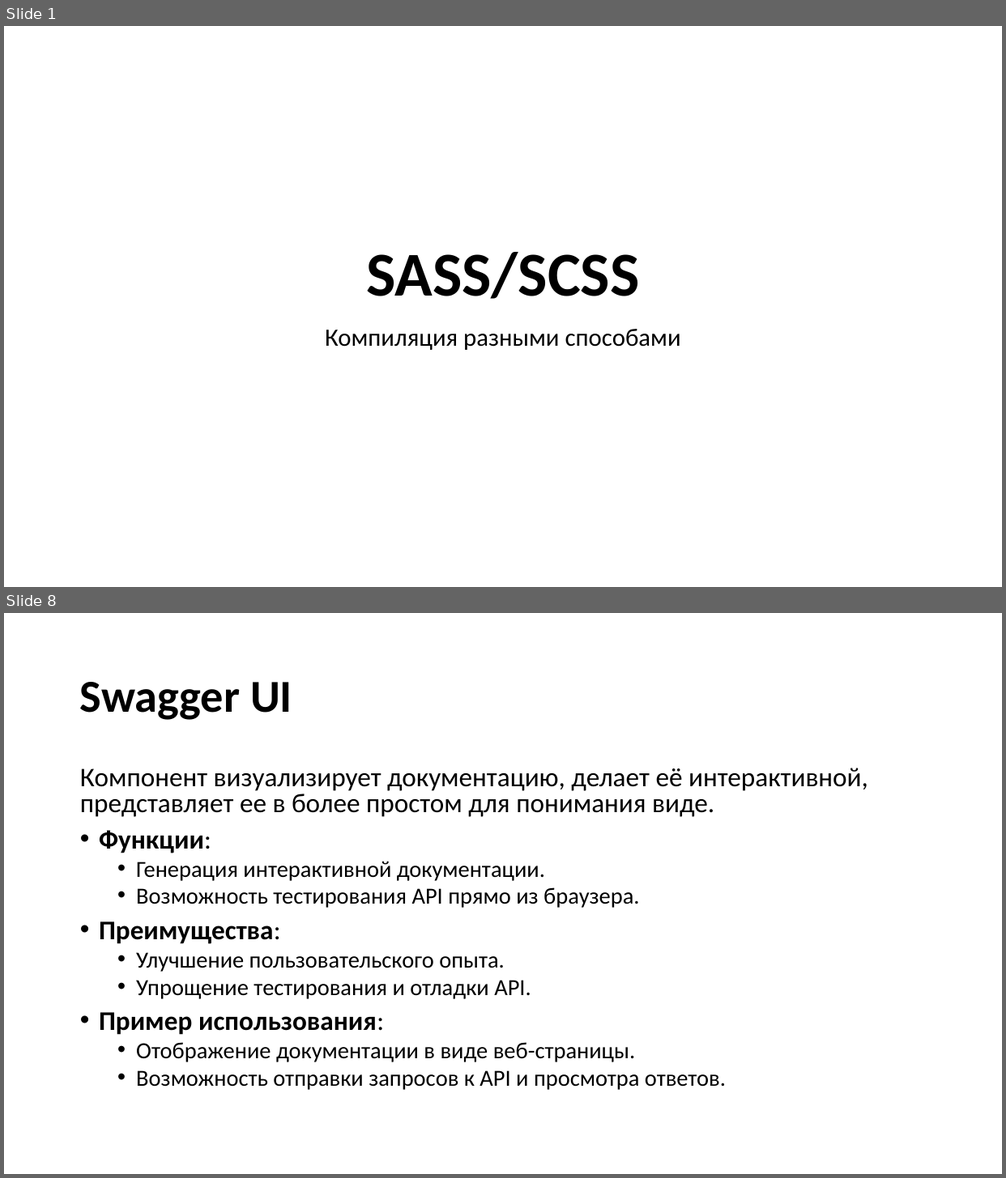
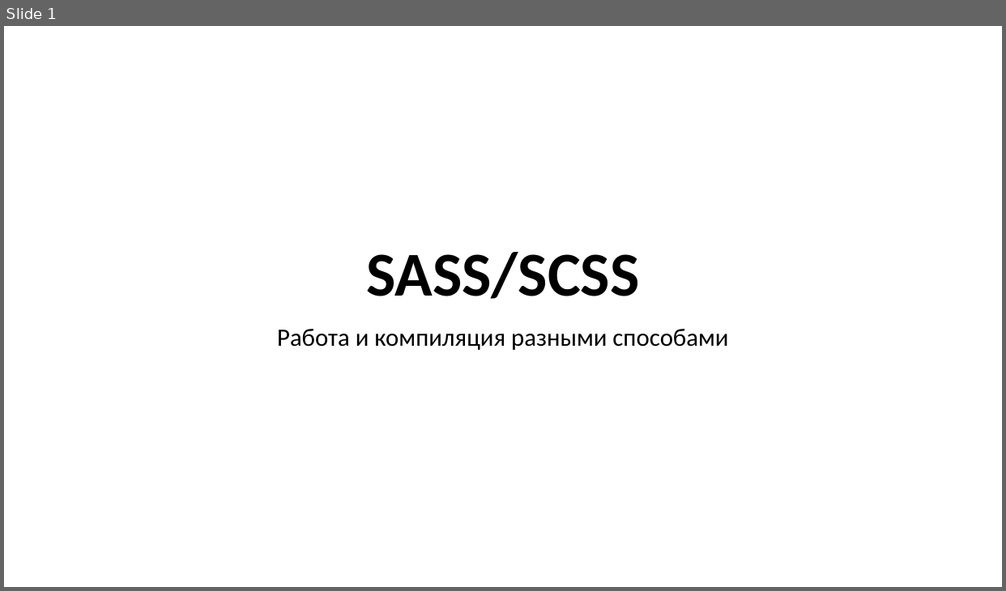
Before and after one commit to TalantRys/scss-study, a slide deck: sass.pptx. Shown one above the other, each under a label of ours: slides 1 and 8 before the commit, slide 1 after it; the slides between them are not shown. The pictures are 1006x1178 and 1006x591 pixels, drawn with LibreOffice and Linux fonts; fonts in the diff are those of the drawing. Boxes give left, top, right and bottom in pixels: in the first picture for what was removed or moved away, otherwise in the second. Text is boxed around its words. In the diff, an @@ line names an element or a change of style, - is before the commit and + after.

```diff
--- a/sass.pptx
+++ b/sass.pptx
@@ slide 8 removed at (4,613,1002,1174), background #FFFFFF @@
@@ title removed at (80,682,292,720) @@
-Swagger UI
@@ text removed at (80,768,868,1090) @@
-Компонент визуализирует документацию, делает её интерактивной, представляет ее в более простом для понимания виде.
-• Функции:
-  • Генерация интерактивной документации.
-  • Возможность тестирования API прямо из браузера.
-• Преимущества:
-  • Улучшение пользовательского опыта.
-  • Упрощение тестирования и отладки API.
-• Пример использования:
-  • Отображение документации в виде веб-страницы.
-  • Возможность отправки запросов к API и просмотра ответов.
@@ slide 1 changed as well @@
@@ subtitle at (277,329,728,350): text changed @@
-Компиляция разными способами
+Работа и компиляция разными способами
```
Also in this commit, not shown: 1 other slide changed, 8 slides added, 28 other slides removed.
